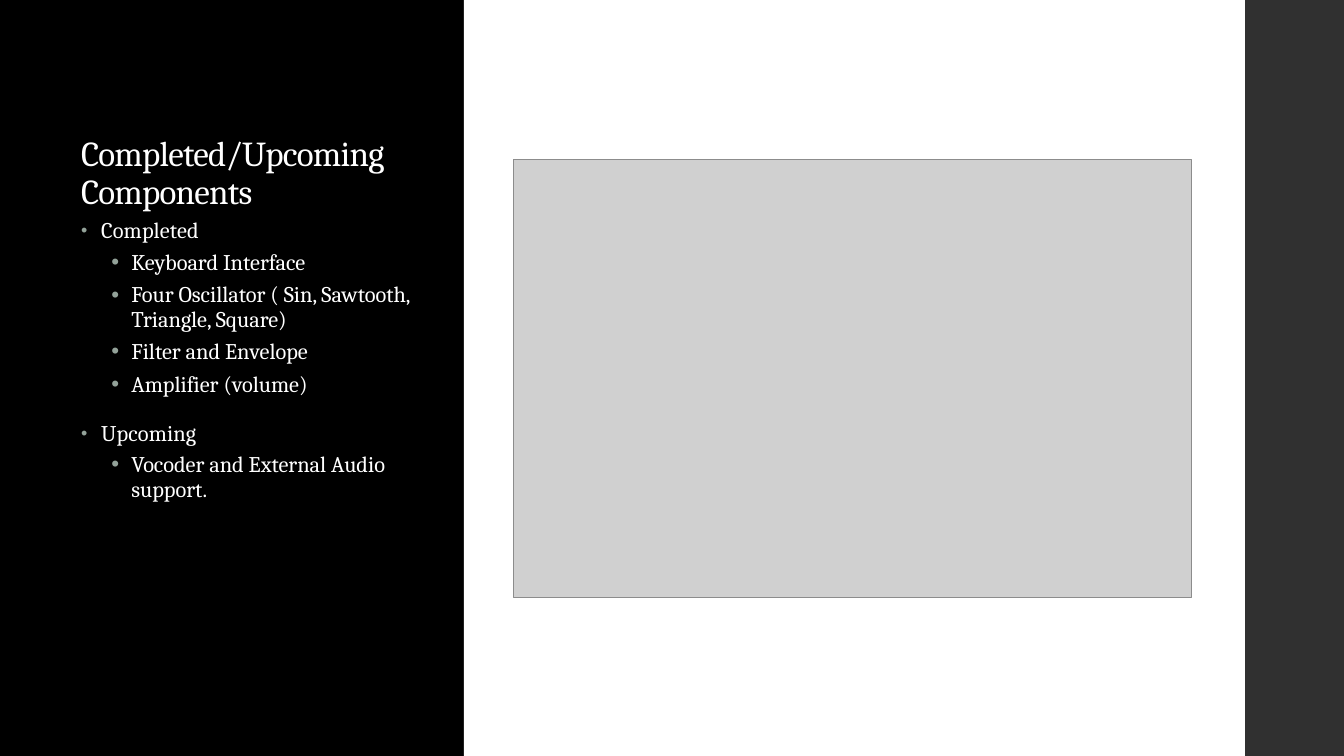
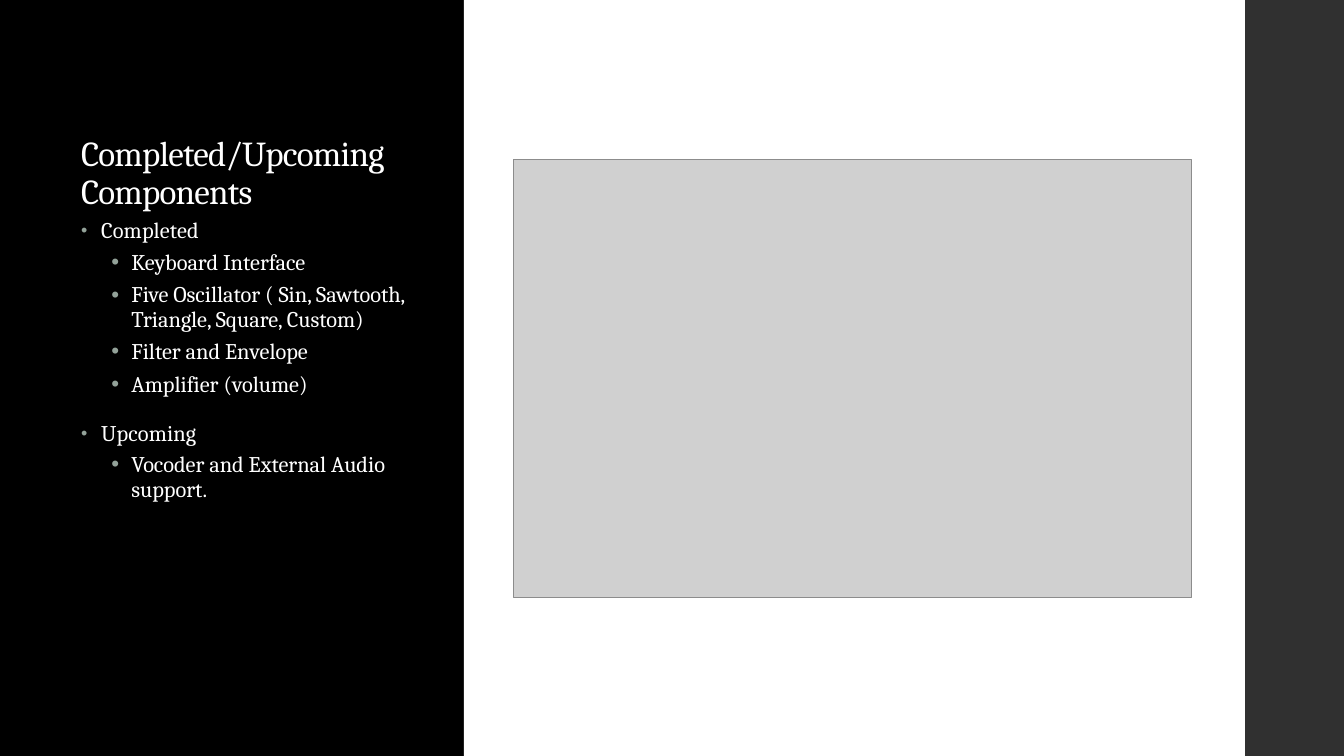
Before and after one commit to TheJMaster28/Pure-Data-Synth, a slide deck: slide 3 of Progress-Check/Concept_Sketch_Pres.pptx. Drawn at 1344x756 pixels with LibreOffice and Linux fonts; fonts in the diff are those of the drawing; grey boxes stand for pictures. Boxes give left, top, right and bottom in pixels: in the first picture for what was removed or moved away, otherwise in the second. Text is boxed around its words. In the diff, an @@ line names an element or a change of style, - is before the commit and + after.

```diff
--- a/Progress-Check/Concept_Sketch_Pres.pptx
+++ b/Progress-Check/Concept_Sketch_Pres.pptx
@@ text at bbox=[131, 286, 405, 332]: text changed @@
-  • Four Oscillator ( Sin, Sawtooth, Triangle, Square)
+  • Five Oscillator ( Sin, Sawtooth, Triangle, Square, Custom)
```
Also in this commit, not shown: 1 other slide changed, 16 other files.
